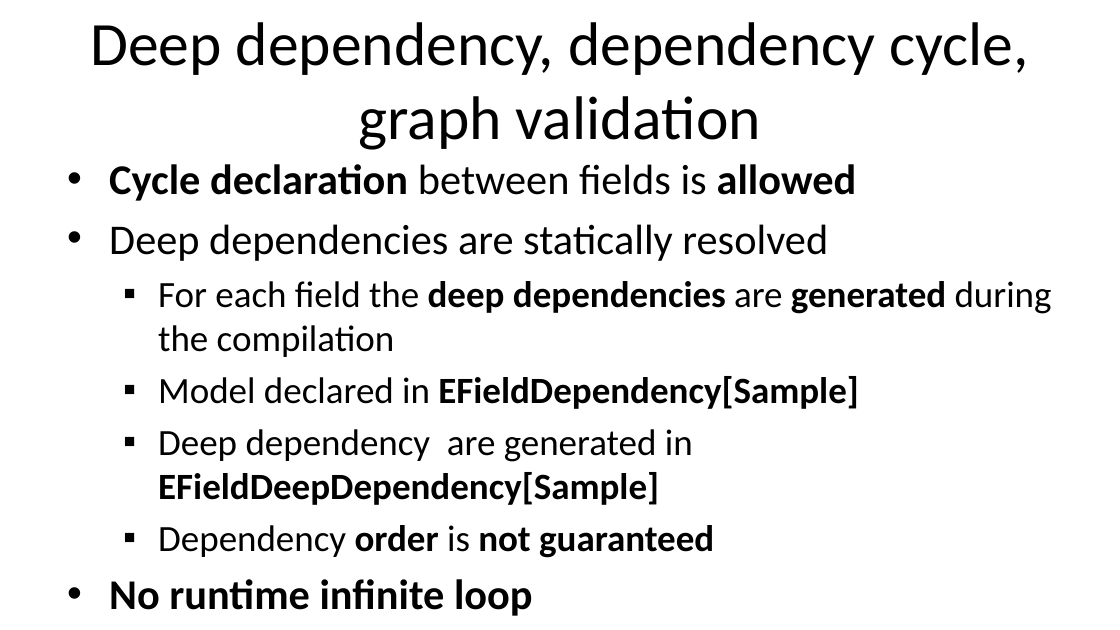
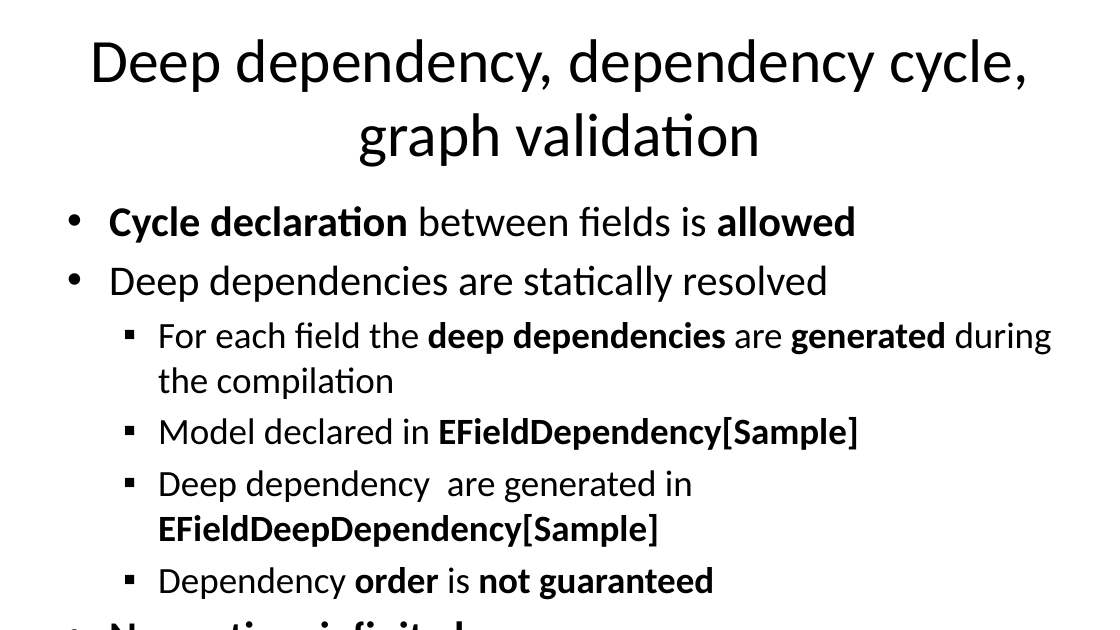
Before and after one commit to lesfurets/mdl4ui, a slide deck: slide 32 of mdl4ui-docs/mdl4ui_cg2013_16_9.pptx. Drawn at 1120x630 pixels with LibreOffice and Linux fonts; fonts in the diff are those of the drawing; background and template pictures are left out. Boxes give left, top, right and bottom in pixels: in the first picture for what was removed or moved away, otherwise in the second. Text is boxed around its words. In the diff, an @@ line names an element or a change of style, - is before the commit and + after.

Commit message:
fixes to 16/9 slides

```diff
--- a/mdl4ui-docs/mdl4ui_cg2013_16_9.pptx
+++ b/mdl4ui-docs/mdl4ui_cg2013_16_9.pptx
@@ title "Deep dependency, dependency cycle, graph ...": place and size @@
-title "Deep dependency, dependency cycle, graph ..." at box(90, 22, 1028, 150)
+title "Deep dependency, dependency cycle, graph ..." at box(90, 39, 1028, 167)
@@ text "Cycle declaration between fields is ...": place and size @@
-text "Cycle declaration between fields is ..." at box(109, 164, 1052, 558)
+text "Cycle declaration between fields is ..." at box(109, 206, 1052, 600)
```
